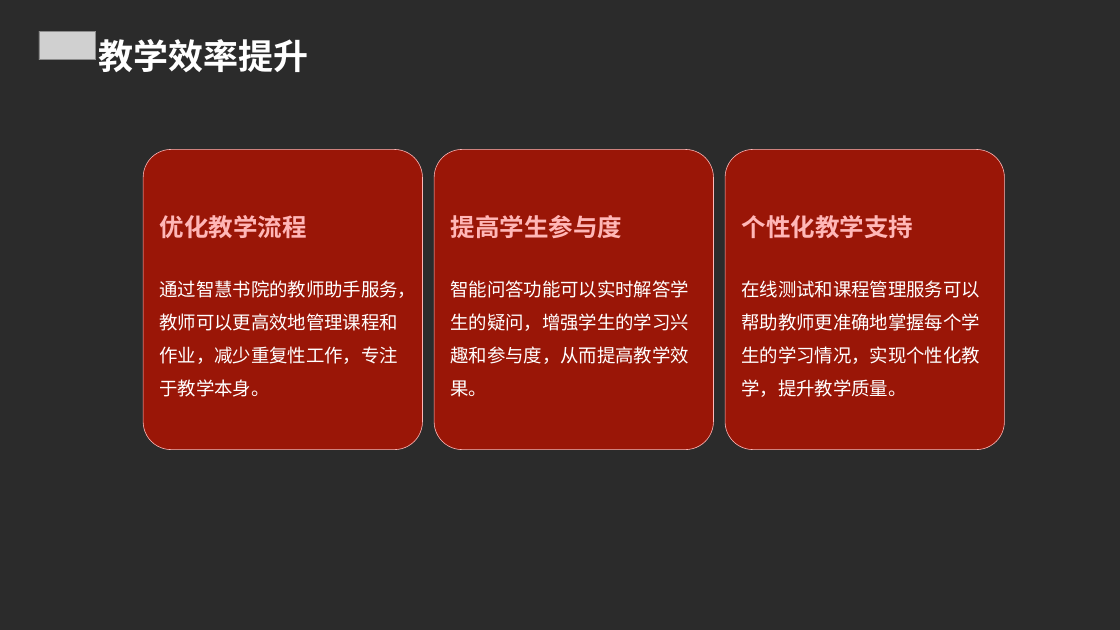
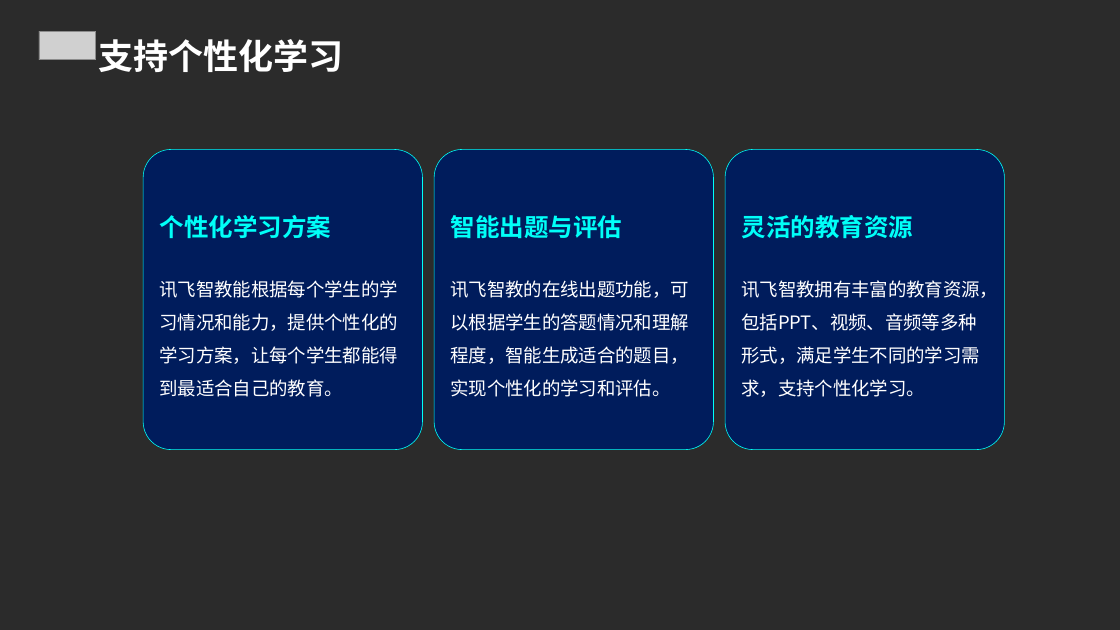
Before and after one commit to FlashLizard/Intelligent_Learning_Platform, a slide deck: slide 23 of src/generate_ppt/generate_ppt/ppttmp.ppt (slide 8 before the commit). Drawn at 1120x630 pixels with LibreOffice and Linux fonts; fonts in the diff are those of the drawing; grey boxes stand for pictures; background and template pictures are left out; a plain dark background stands for a picture behind light text. Boxes give left, top, right and bottom in pixels: in the first picture for what was removed or moved away, otherwise in the second. Text is boxed around its words. In the diff, an @@ line names an element or a change of style, - is before the commit and + after.

```diff
--- a/src/generate_ppt/generate_ppt/ppttmp.ppt
+++ b/src/generate_ppt/generate_ppt/ppttmp.ppt
@@ text at [99, 39, 344, 72]: text changed @@
-教学效率提升
+支持个性化学习
@@ fill #9A1607 to #001C5C; outline #FFB7B7 0.5 pt to #00FFF8 0.5 pt in 3 elements at [434, 150, 714, 450], [143, 150, 423, 450], [725, 150, 1005, 450] @@
@@ text in rounded rectangle at [160, 215, 398, 397]: text changed @@
-优化教学流程
-通过智慧书院的教师助手服务，教师可以更高效地管理课程和作业，减少重复性工作，专注于教学本身。
+个性化学习方案
+讯飞智教能根据每个学生的学习情况和能力，提供个性化的学习方案，让每个学生都能得到最适合自己的教育。
@@ text in rounded rectangle at [451, 215, 689, 397]: text changed @@
-提高学生参与度
-智能问答功能可以实时解答学生的疑问，增强学生的学习兴趣和参与度，从而提高教学效果。
+智能出题与评估
+讯飞智教的在线出题功能，可以根据学生的答题情况和理解程度，智能生成适合的题目，实现个性化的学习和评估。
@@ text in rounded rectangle at [742, 215, 999, 397]: text changed @@
-个性化教学支持
-在线测试和课程管理服务可以帮助教师更准确地掌握每个学生的学习情况，实现个性化教学，提升教学质量。
+灵活的教育资源
+讯飞智教拥有丰富的教育资源，包括PPT、视频、音频等多种形式，满足学生不同的学习需求，支持个性化学习。
```
Also in this commit, not shown: 10 other slides changed, 17 slides added, 9 slides removed, 17 other files.
